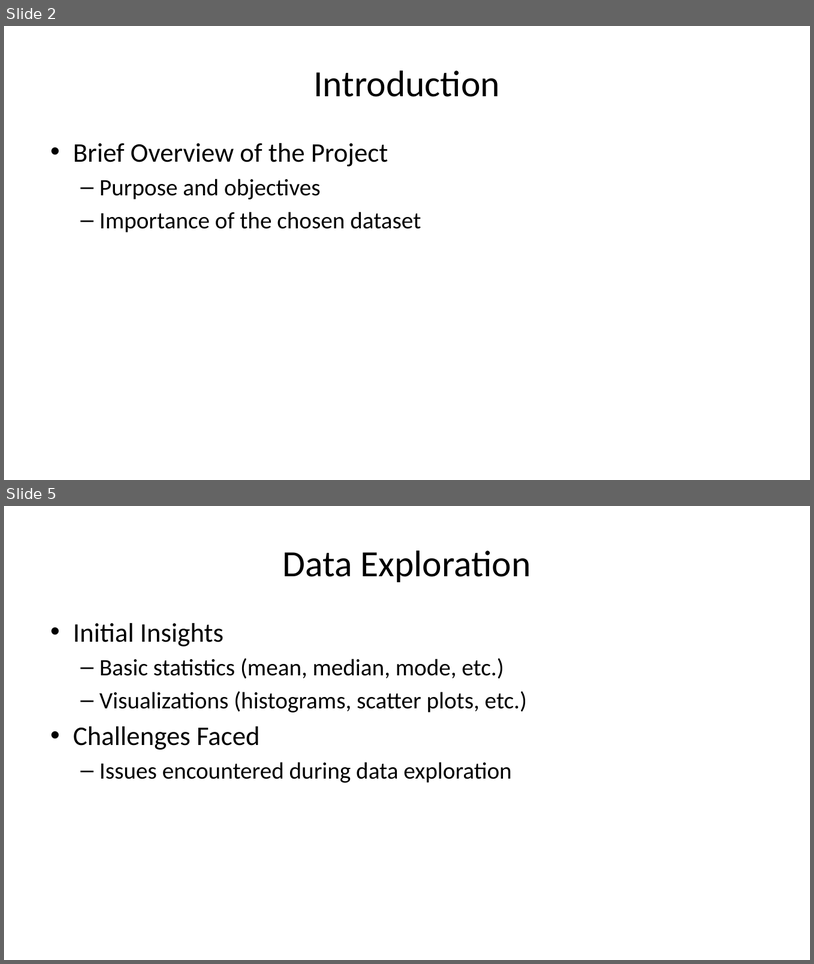
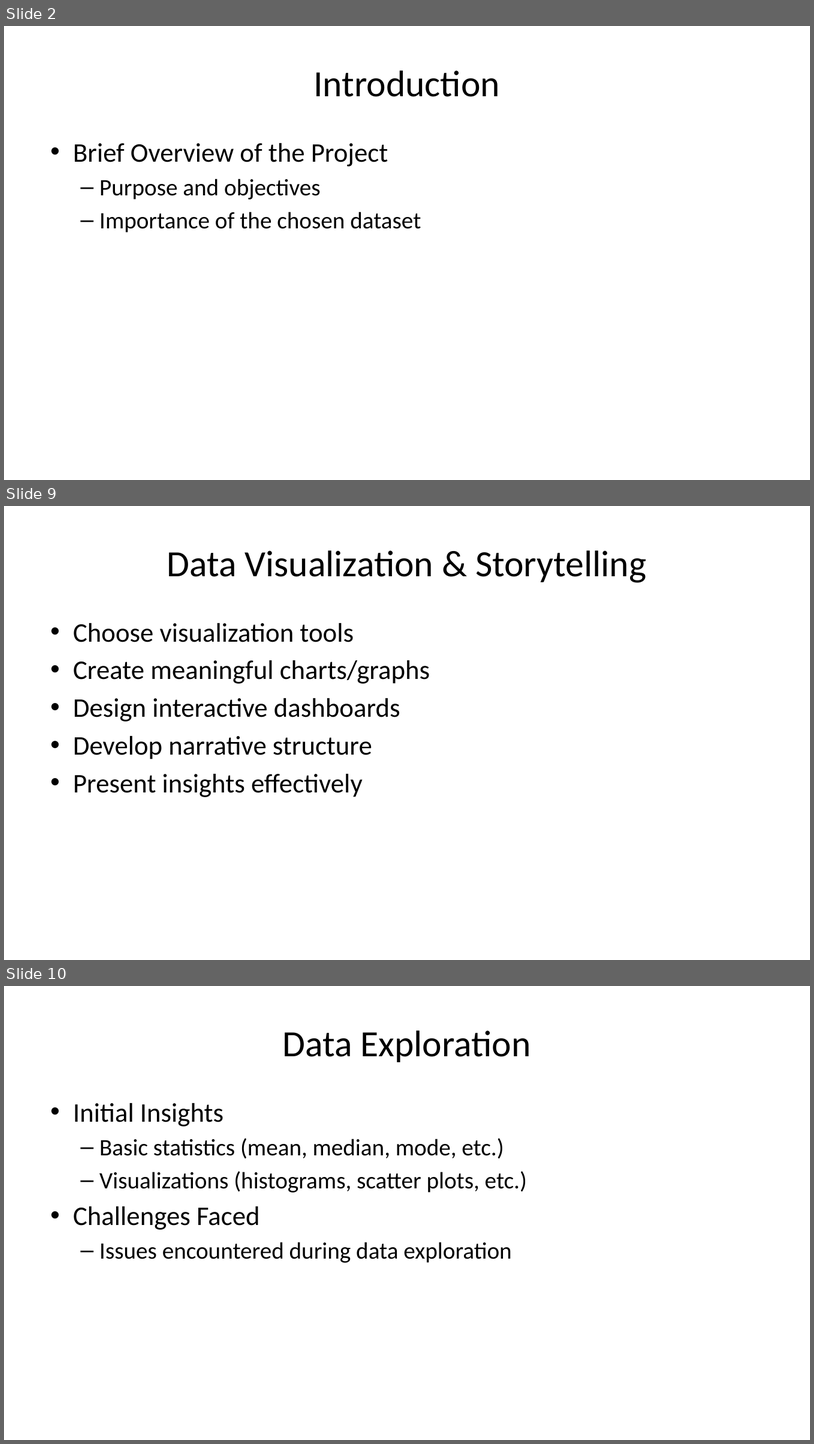
Before and after one commit to motazsaad/Exploratory-Analysis-of-Big-Data, a slide deck: materials/Big_Data_Project_Template.pptx. Shown one above the other, each under a label of ours: slides 2 and 5 before the commit, slides 2, 9 and 10 after it; the slides between them are not shown. The pictures are 814x964 and 814x1444 pixels, drawn with LibreOffice and Linux fonts; fonts in the diff are those of the drawing. Boxes give left, top, right and bottom in pixels: in the first picture for what was removed or moved away, otherwise in the second. Text is boxed around its words. In the diff, an @@ line names an element or a change of style, - is before the commit and + after.

```diff
--- a/materials/Big_Data_Project_Template.pptx
+++ b/materials/Big_Data_Project_Template.pptx
@@ slide 9 added at (4, 506, 810, 960), background #FFFFFF @@
@@ title added at (167, 550, 647, 583), 44 pt, text #000000 @@
+Data Visualization & Storytelling
@@ text added at (73, 623, 430, 797), 32 pt, text #000000 @@
+• Choose visualization tools
+• Create meaningful charts/graphs
+• Design interactive dashboards
+• Develop narrative structure
+• Present insights effectively
@@ what was slide 5 is now slide 10 @@
```
Also in this commit, not shown: 3 slides changed, 4 other slides added.
